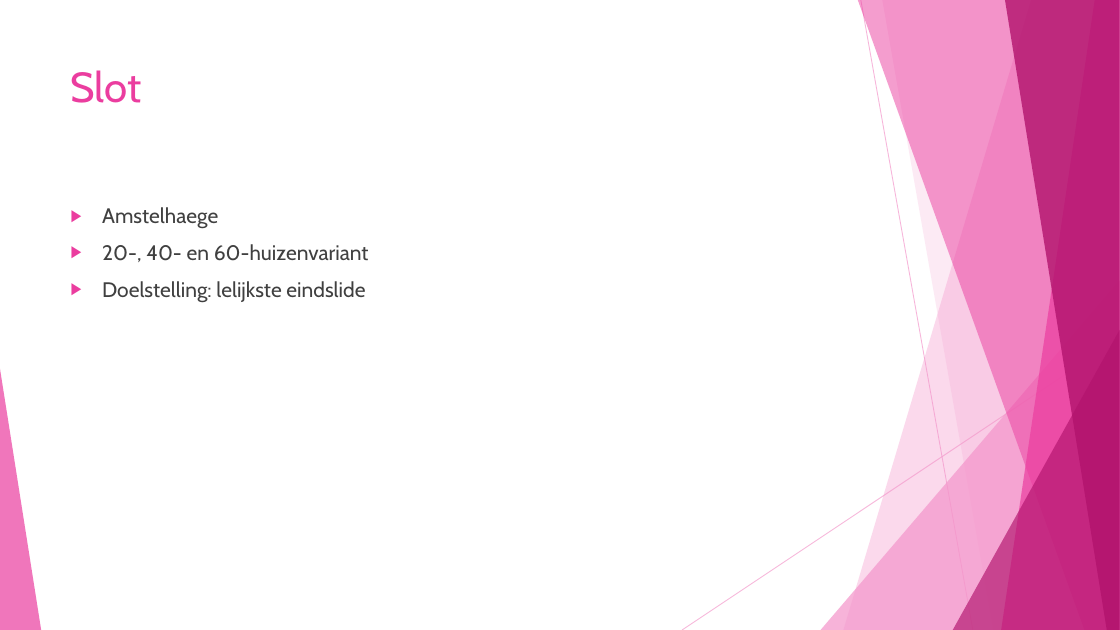
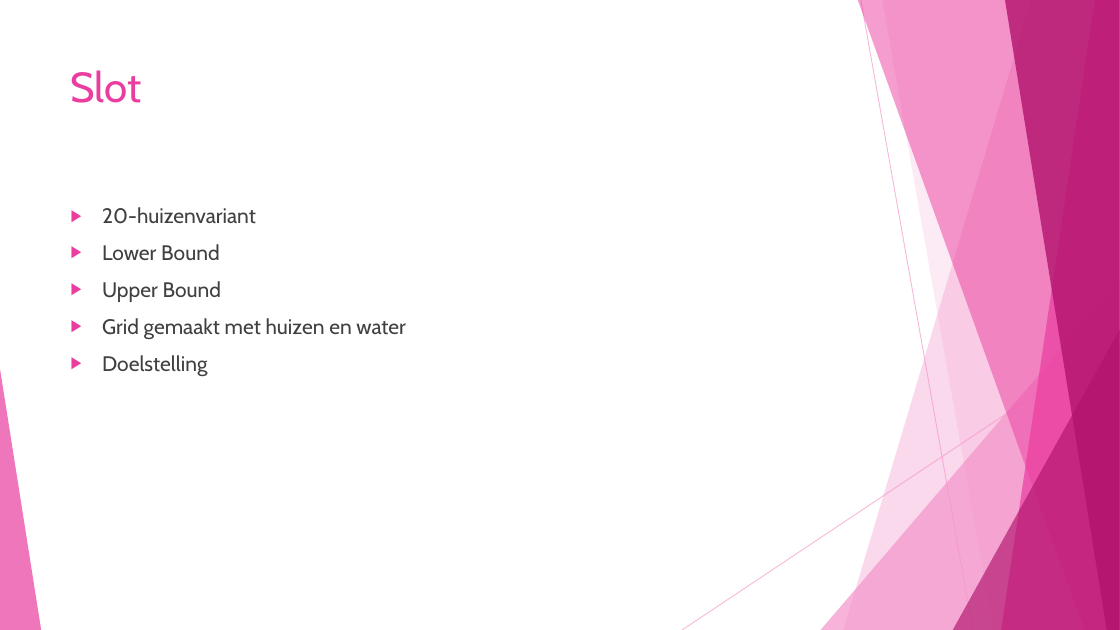
Before and after one commit to corne12345/Lekker-oke-, a slide deck: slide 10 of powerpoints/Amstelhaege PP 2.pptx (slide 6 before the commit). Drawn at 1120x630 pixels with LibreOffice and Linux fonts; fonts in the diff are those of the drawing. Boxes give left, top, right and bottom in pixels: in the first picture for what was removed or moved away, otherwise in the second. Text is boxed around its words. In the diff, an @@ line names an element or a change of style, - is before the commit and + after.

Commit message:
hoi

```diff
--- a/powerpoints/Amstelhaege PP 2.pptx
+++ b/powerpoints/Amstelhaege PP 2.pptx
@@ text at box(102, 207, 405, 377): text changed @@
-▶ Amstelhaege
-▶ 20-, 40- en 60-huizenvariant
-▶ Doelstelling: lelijkste eindslide
+▶ 20-huizenvariant
+▶ Lower Bound
+▶ Upper Bound
+▶ Grid gemaakt met huizen en water
+▶ Doelstelling
```
Also in this commit, not shown: 4 other slides changed, 6 slides added, 2 slides removed.
